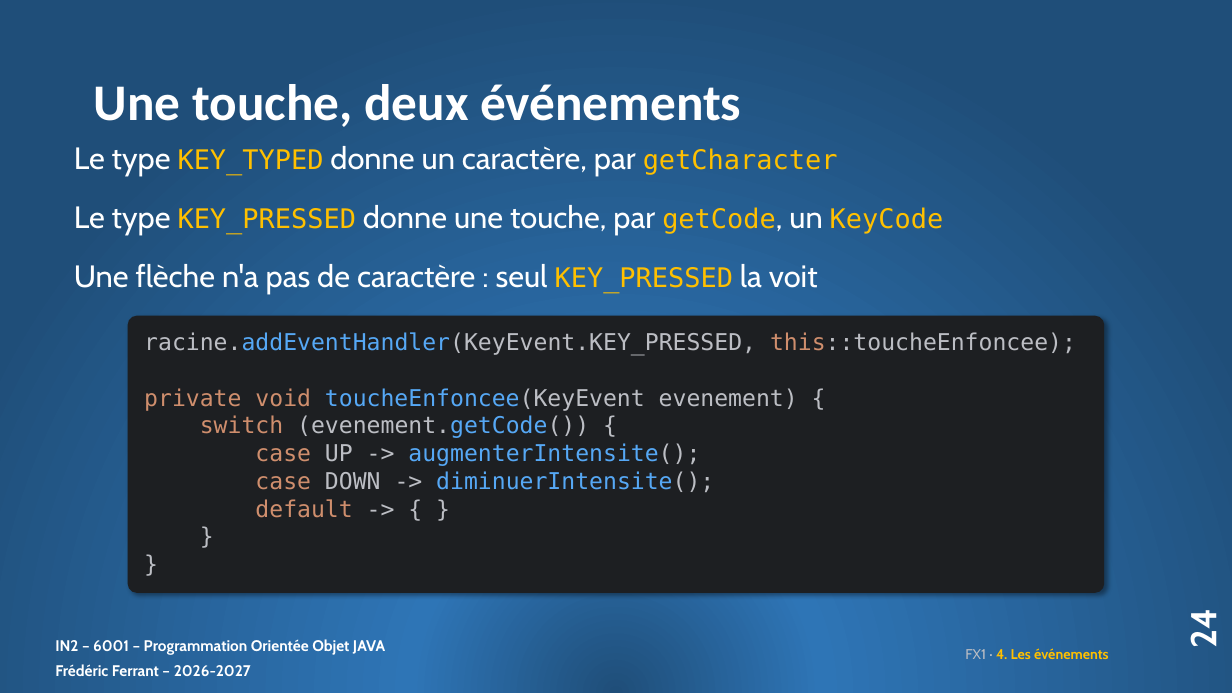
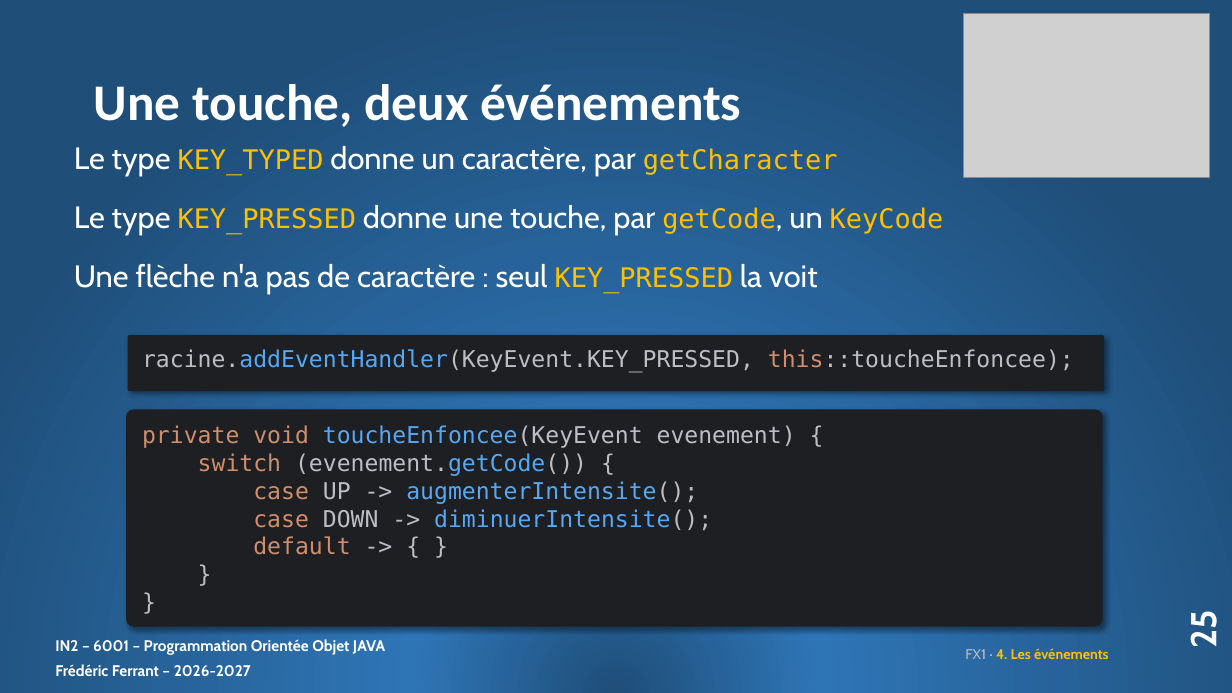
Before and after one commit to ferrantbe/ExercicesJavaClaude, a slide deck: slide 25 of _slides/remanies/14. FX1_slides.pptx (slide 24 before the commit). Drawn at 1232x693 pixels with LibreOffice and Linux fonts; fonts in the diff are those of the drawing; grey boxes stand for pictures. Boxes give left, top, right and bottom in pixels: in the first picture for what was removed or moved away, otherwise in the second. Text is boxed around its words. In the diff, an @@ line names an element or a change of style, - is before the commit and + after.

```diff
--- a/_slides/remanies/14. FX1_slides.pptx
+++ b/_slides/remanies/14. FX1_slides.pptx
@@ picture added at [964,13,1210,177] @@
@@ rounded rectangle "racine.addEventHandler(KeyEvent.KEY_PRESSED, this::toucheEnf ...": place and size @@
-rounded rectangle "racine.addEventHandler(KeyEvent.KEY_PRESSED, this::toucheEnf ..." at [128,316,1104,593]
+rounded rectangle "racine.addEventHandler(KeyEvent.KEY_PRESSED, this::toucheEnf ..." at [128,335,1104,392]
@@ text in rounded rectangle at [144,388,798,518]: paragraphs removed @@
-private void toucheEnfoncee(KeyEvent evenement) {
-switch (evenement.getCode()) {
-case UP -> augmenterIntensite();
-case DOWN -> diminuerIntensite();
-default -> { }
-}
-}
@@ rounded rectangle added at [127,409,1104,627], fill #1D1F22, 18 pt, text #BCBEC4 @@
+private void toucheEnfoncee(KeyEvent evenement) {
+switch (evenement.getCode()) {
+case UP -> augmenterIntensite();
+case DOWN -> diminuerIntensite();
+default -> { }
+}
+}
@@ page number at [1182,613,1226,646]: text changed @@
-24
+25
```
Also in this commit, not shown: 9 other slides changed, 1 slide added, 2 other files.
